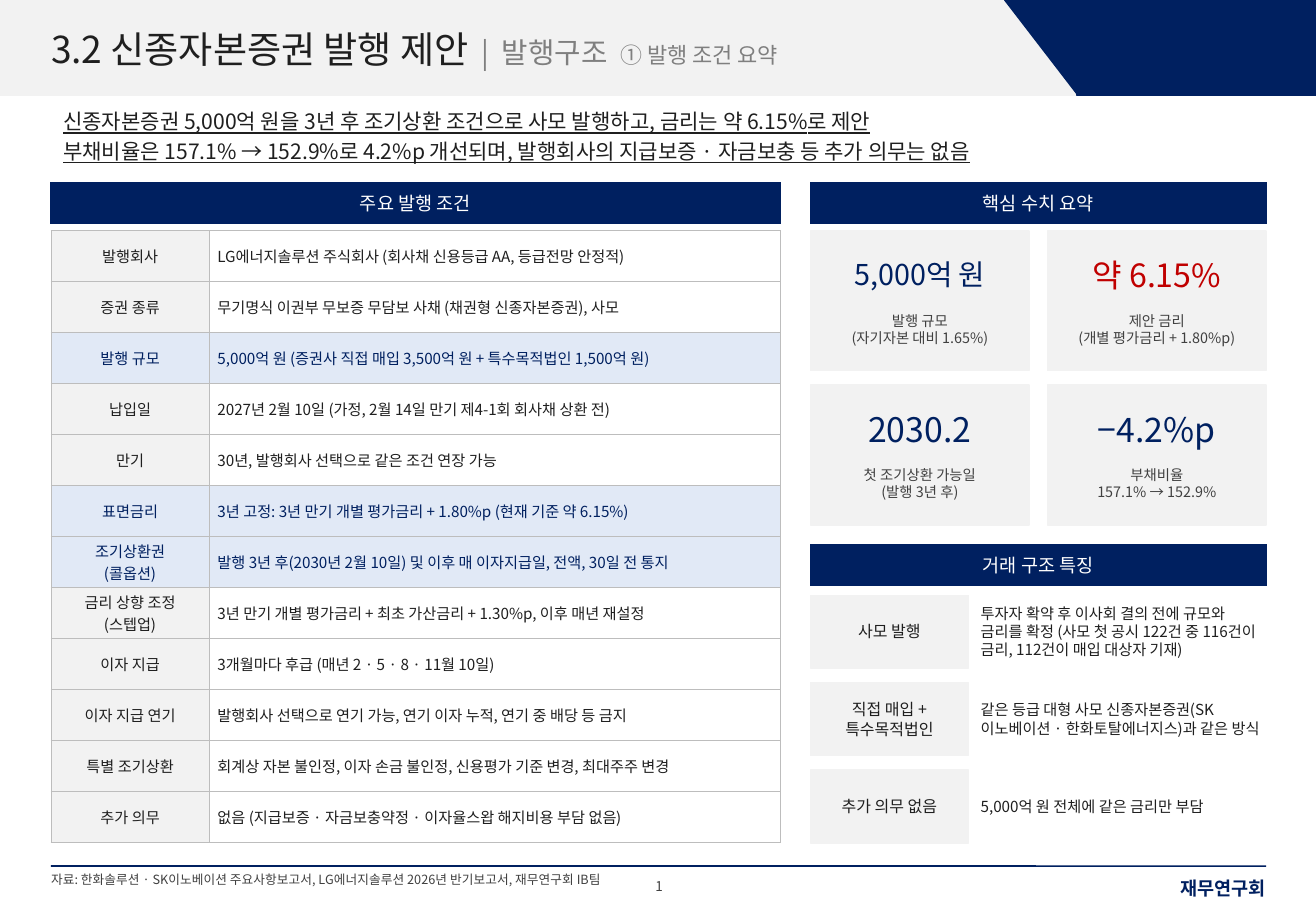
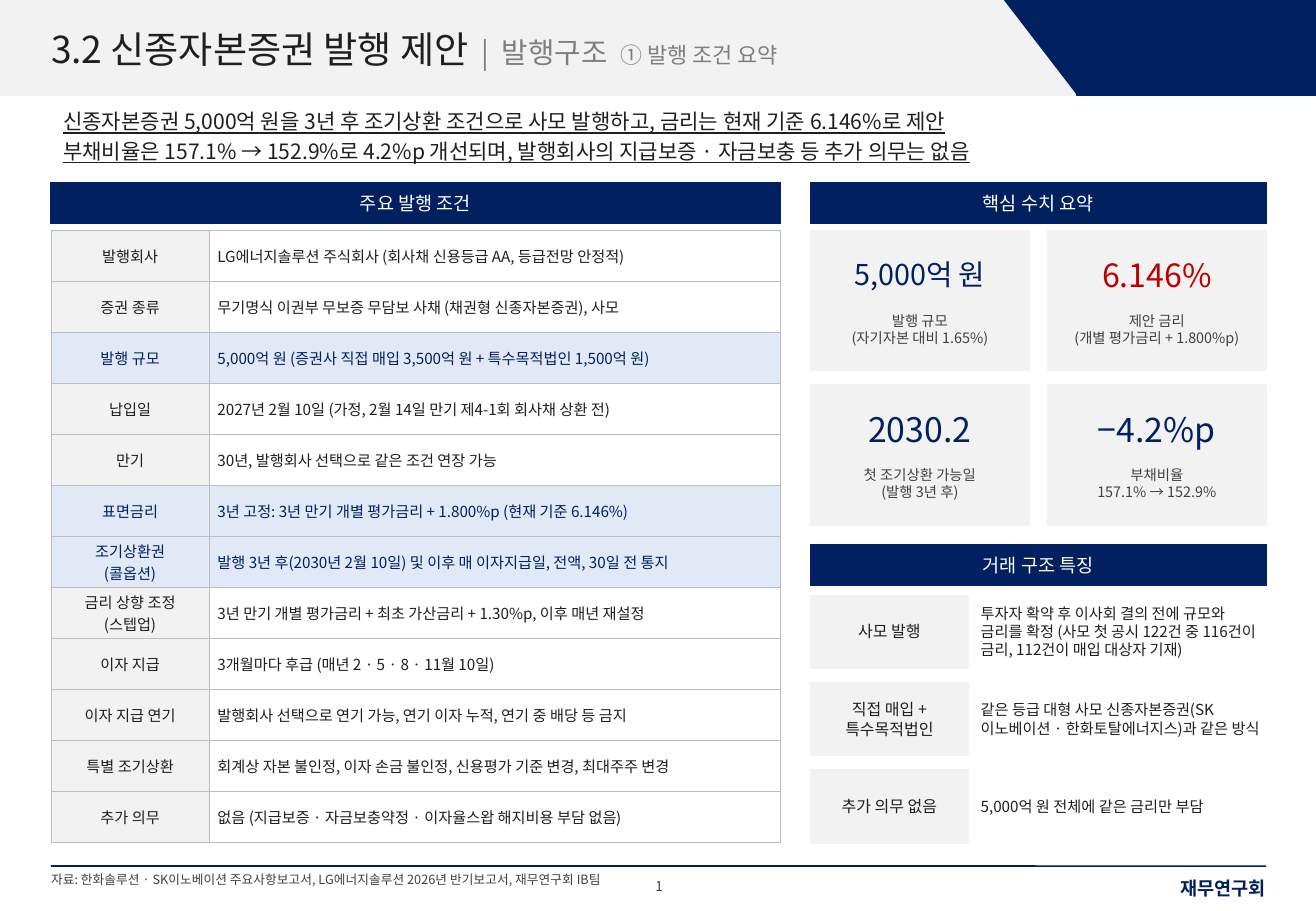
Before and after one commit to shy065542-rgb/SSHHYY, a slide deck: slide 1 of LGES_신종_발행구조_재무연구회양식.pptx. Drawn at 1316x911 pixels with LibreOffice and Linux fonts; fonts in the diff are those of the drawing. Boxes give left, top, right and bottom in pixels: in the first picture for what was removed or moved away, otherwise in the second. Text is boxed around its words. In the diff, an @@ line names an element or a change of style, - is before the commit and + after.

```diff
--- a/LGES_신종_발행구조_재무연구회양식.pptx
+++ b/LGES_신종_발행구조_재무연구회양식.pptx
@@ text at <box>63,111,945,134</box>: text changed @@
-신종자본증권 5,000억 원을 3년 후 조기상환 조건으로 사모 발행하고, 금리는 약 6.15%로 제안
+신종자본증권 5,000억 원을 3년 후 조기상환 조건으로 사모 발행하고, 금리는 현재 기준 6.146%로 제안
@@ table at <box>51,231,780,830</box> @@
-row 6, column 2: 3년 고정: 3년 만기 개별 평가금리 + 1.80%p (현재 기준 약 6.15%)
+row 6, column 2: 3년 고정: 3년 만기 개별 평가금리 + 1.800%p (현재 기준 6.146%)
@@ text at <box>1102,263,1211,288</box>: text changed @@
-약 6.15%
+6.146%
@@ text at <box>1074,331,1239,347</box>: text changed @@
-(개별 평가금리 + 1.80%p)
+(개별 평가금리 + 1.800%p)
```
Also in this commit, not shown: 5 other slides changed, 1 other file.
